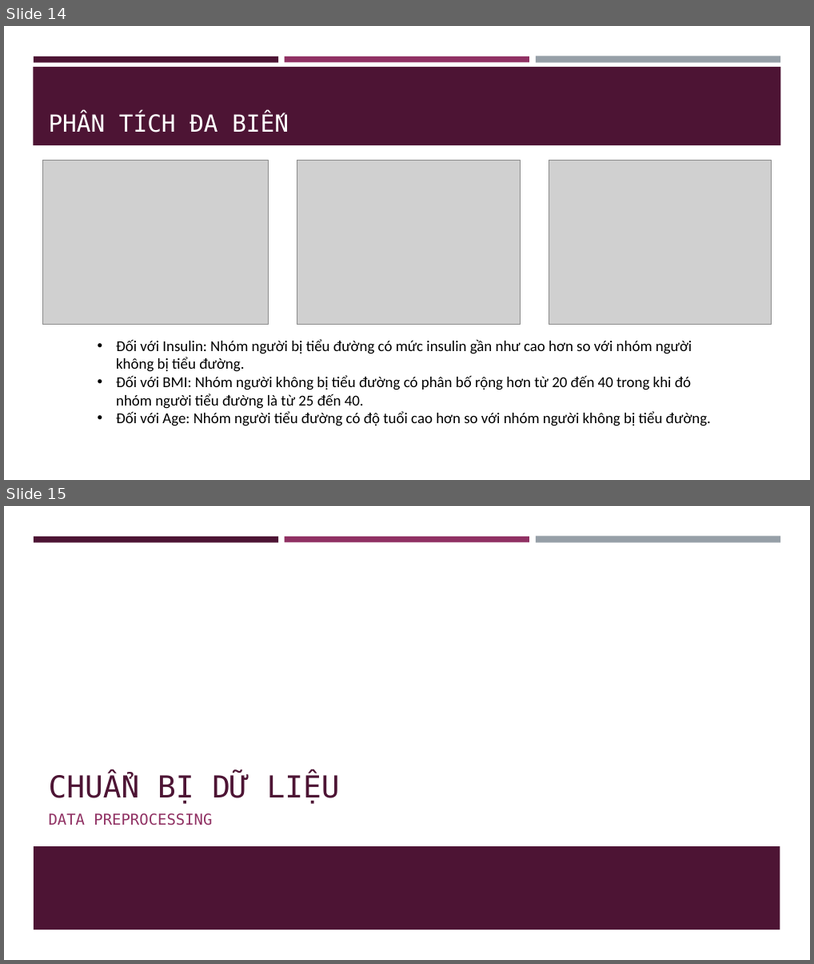
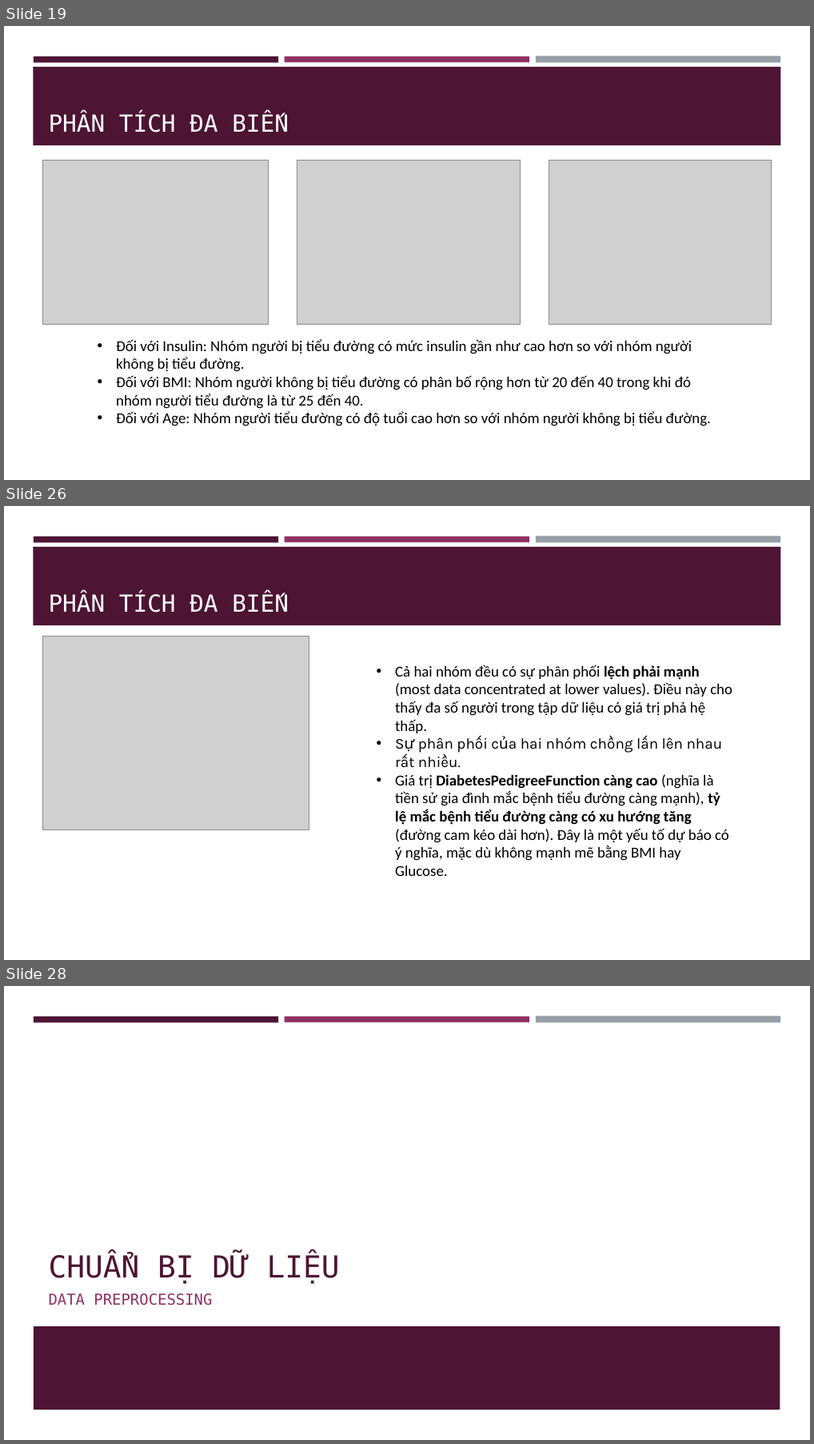
Before and after one commit to NgThanhNhanf/machine_learning, a slide deck: code/practice/lab04/EDA_Bao_cao.pptx. Shown one above the other, each under a label of ours: slides 14 and 15 before the commit, slides 19, 26 and 28 after it; the slides between them are not shown. The pictures are 814x964 and 814x1444 pixels, drawn with LibreOffice and Linux fonts; fonts in the diff are those of the drawing; grey boxes stand for pictures. Boxes give left, top, right and bottom in pixels: in the first picture for what was removed or moved away, otherwise in the second. Text is boxed around its words. In the diff, an @@ line names an element or a change of style, - is before the commit and + after.

```diff
--- a/code/practice/lab04/EDA_Bao_cao.pptx
+++ b/code/practice/lab04/EDA_Bao_cao.pptx
@@ slide 26 added at (4,506,810,960), background #FFFFFF; not listed: 4 template elements that a slide beside it also shows @@
@@ title added at (49,592,218,612), 28 pt, text #FFFFFF @@
+PHÂN TÍCH ĐA BIẾN
@@ picture added at (42,636,310,830) @@
@@ text added at (395,664,733,876), 18 pt, text #000000 @@
+• Cả hai nhóm đều có sự phân phối lệch phải mạnh (most data concentrated at lower values). Điều này cho thấy đa số người trong tập dữ liệu có giá trị phả hệ thấp.
+• Sự phân phối của hai nhóm chồng lấn lên nhau rất nhiều.
+• Giá trị DiabetesPedigreeFunction càng cao (nghĩa là tiền sử gia đình mắc bệnh tiểu đường càng mạnh), tỷ lệ mắc bệnh tiểu đường càng có xu hướng tăng (đường cam kéo dài hơn). Đây là một yếu tố dự báo có ý nghĩa, mặc dù không mạnh mẽ bằng BMI hay Glucose.
@@ what was slide 14 is now slide 19 @@
@@ what was slide 15 is now slide 28 @@
```
Also in this commit, not shown: 6 slides changed, 13 other slides added, 1 slide removed, 22 other files.
